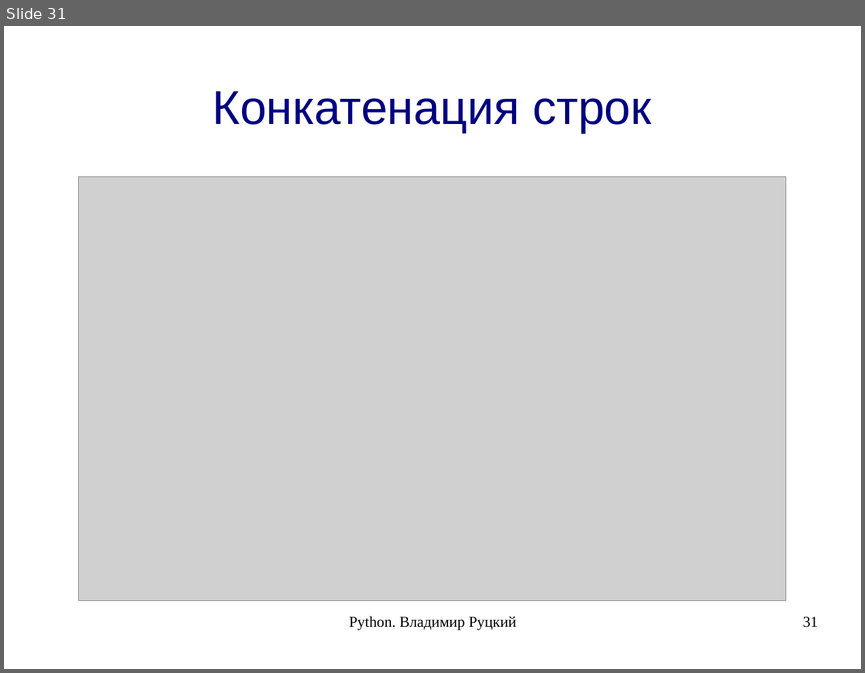
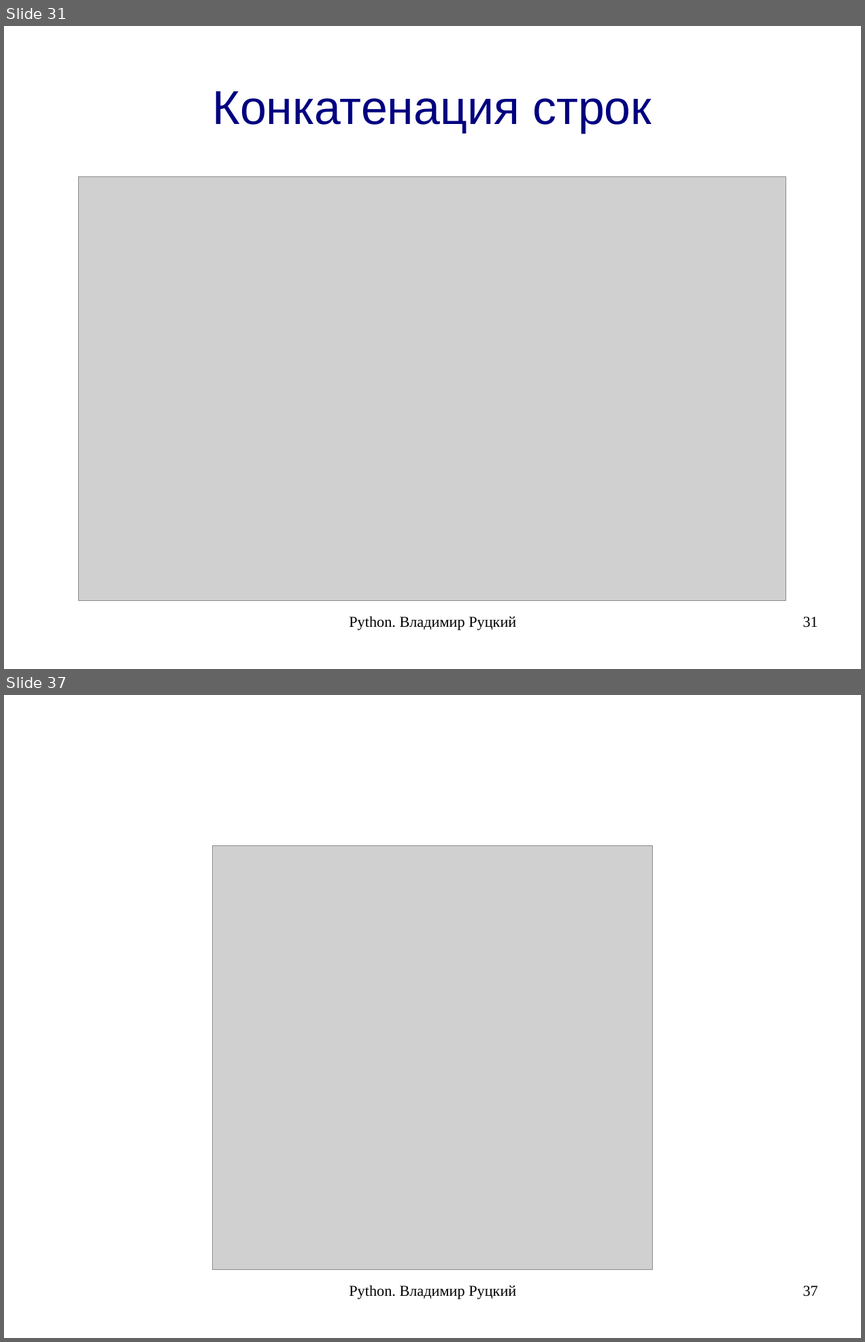
Before and after one commit to rutsky/python-course, a slide deck: 00_introduction.odp. Shown one above the other, each under a label of ours: slide 31 before the commit, slides 31 and 37 after it; the slides between them are not shown. The pictures are 865x673 and 865x1342 pixels, drawn with LibreOffice and Linux fonts; fonts in the diff are those of the drawing; grey boxes stand for pictures. Boxes give left, top, right and bottom in pixels: in the first picture for what was removed or moved away, otherwise in the second. Text is boxed around its words. In the diff, an @@ line names an element or a change of style, - is before the commit and + after.

```diff
--- a/00_introduction.odp
+++ b/00_introduction.odp
@@ slide 37 added at (x1=4, y1=695, x2=861, y2=1338), background #FFFFFF @@
@@ picture added at (x1=212, y1=845, x2=653, y2=1270) @@
@@ text added at (x1=349, y1=1285, x2=516, y2=1299), 14 pt, text #000000 @@
+Python. Владимир Руцкий
@@ page number added at (x1=803, y1=1285, x2=818, y2=1296), 14 pt, text #000000 @@
+37
```
Also in this commit, not shown: 4 slides changed, 14 other slides added.
